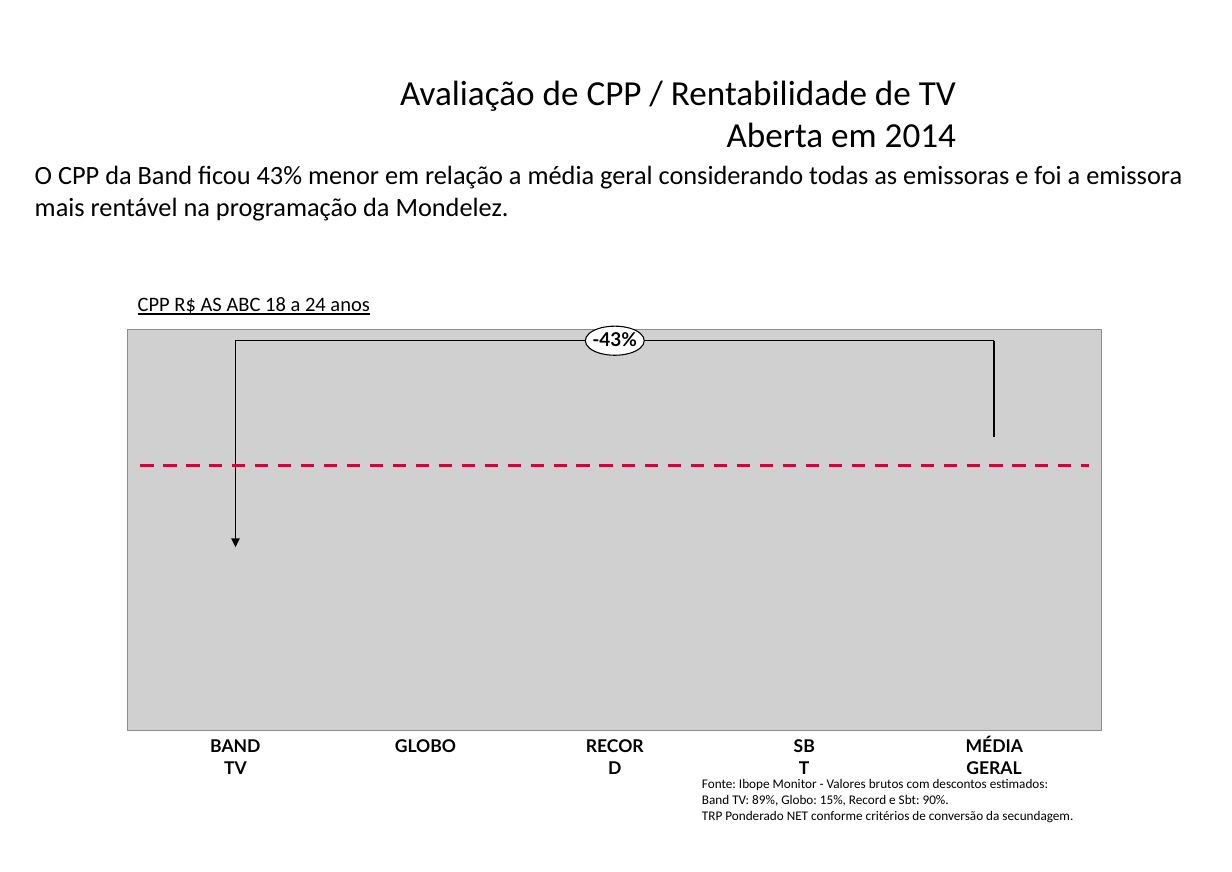
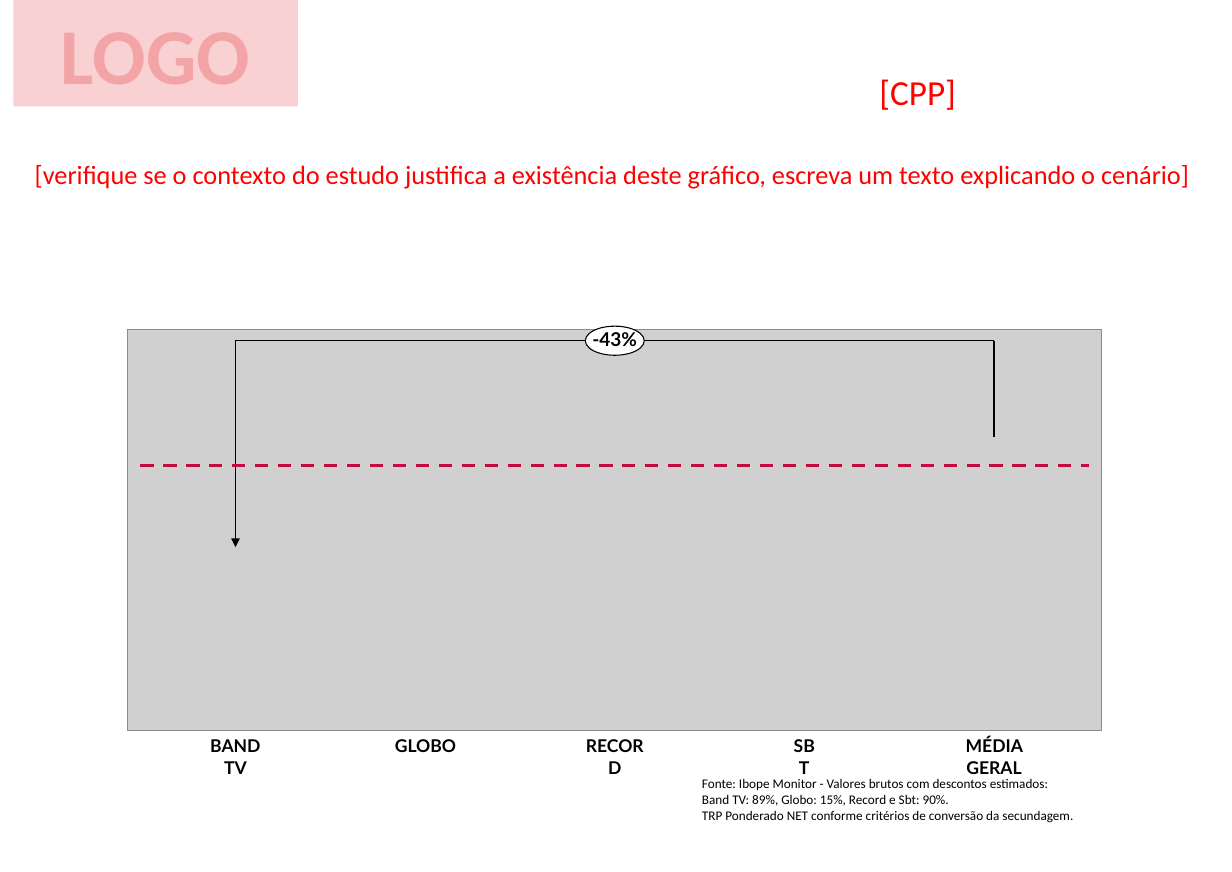
Before and after one commit to filiperp/b-im, a slide deck: slide 9 of html/estudo/docs/mondelez.pptx (slide 8 before the commit). Drawn at 1232x872 pixels with LibreOffice and Linux fonts; fonts in the diff are those of the drawing; grey boxes stand for pictures; background and template pictures are left out. Boxes give left, top, right and bottom in pixels: in the first picture for what was removed or moved away, otherwise in the second. Text is boxed around its words. In the diff, an @@ line names an element or a change of style, - is before the commit and + after.

```diff
--- a/html/estudo/docs/mondelez.pptx
+++ b/html/estudo/docs/mondelez.pptx
@@ rectangle added at (x1=14, y1=0, x2=298, y2=106), fill #F9D1D3, 54 pt, text #F2A4A7, bold @@
+LOGO
@@ text at (x1=879, y1=79, x2=956, y2=110): text changed; text colour #000000 to #FF0000 @@
-Avaliação de CPP / Rentabilidade de TV Aberta em 2014
+[CPP]
@@ text at (x1=35, y1=165, x2=1189, y2=189): text changed; text colour #000000 to #FF0000 @@
-O CPP da Band ficou 43% menor em relação a média geral considerando todas as emissoras e foi a emissora mais rentável na programação da Mondelez.
+[verifique se o contexto do estudo justifica a existência deste gráfico, escreva um texto explicando o cenário]
@@ text removed at (x1=138, y1=297, x2=369, y2=315) @@
-CPP R$ AS ABC 18 a 24 anos
```
Also in this commit, not shown: 6 other slides changed, 3 slides added, 2 slides removed, 11 other files.
